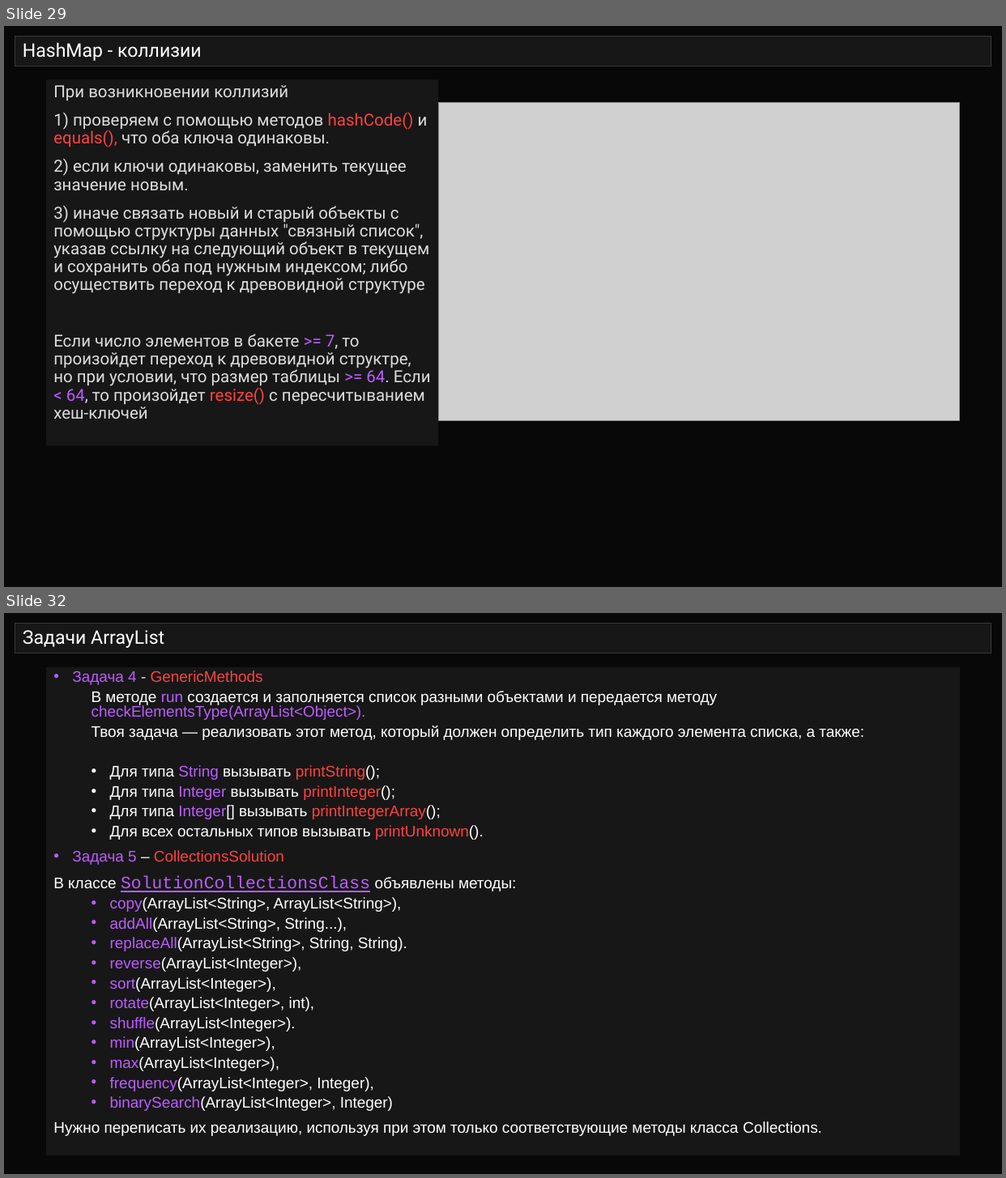
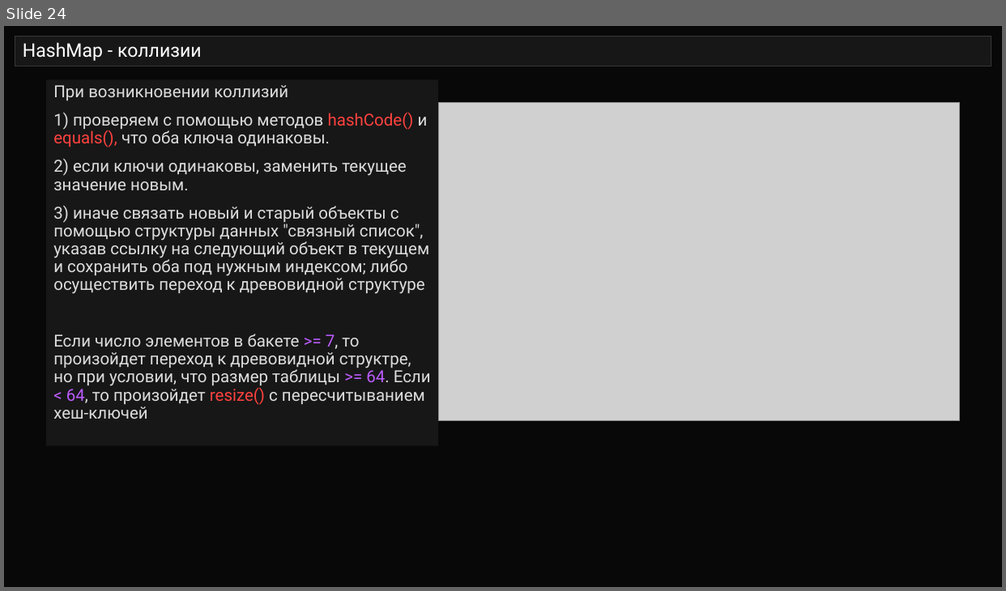
Before and after one commit to semusv/SIB_collect, a slide deck: Коллекции_v4.pptx. Shown one above the other, each under a label of ours: slides 29 and 32 before the commit, slide 24 after it; the slides between them are not shown. The pictures are 1006x1178 and 1006x591 pixels, drawn with LibreOffice and Linux fonts; fonts in the diff are those of the drawing; grey boxes stand for pictures. Boxes give left, top, right and bottom in pixels: in the first picture for what was removed or moved away, otherwise in the second. Text is boxed around its words. In the diff, an @@ line names an element or a change of style, - is before the commit and + after.

```diff
--- a/Коллекции_v4.pptx
+++ b/Коллекции_v4.pptx
@@ slide 32 removed at (4,613,1002,1174), background #080808 @@
@@ title removed at (15,624,991,653) @@
-Задачи ArrayList
@@ text removed at (46,667,959,1156) @@
-• Задача 4 - GenericMethods
-  В методе run создается и заполняется список разными объектами и передается методу checkElementsType(ArrayList<Object>).
-  Твоя задача — реализовать этот метод, который должен определить тип каждого элемента списка, а также:
-  • Для типа String вызывать printString();
-  • Для типа Integer вызывать printInteger();
-  • Для типа Integer[] вызывать printIntegerArray();
-  • Для всех остальных типов вызывать printUnknown().
-• Задача 5 – CollectionsSolution
-В классе SolutionCollectionsClass объявлены методы:
-  • copy(ArrayList<String>, ArrayList<String>),
-  • addAll(ArrayList<String>, String...),
-  • replaceAll(ArrayList<String>, String, String).
-  • reverse(ArrayList<Integer>),
-  • sort(ArrayList<Integer>),
-  • rotate(ArrayList<Integer>, int),
-  • shuffle(ArrayList<Integer>).
-  • min(ArrayList<Integer>),
-  • max(ArrayList<Integer>),
-  • frequency(ArrayList<Integer>, Integer),
-  • binarySearch(ArrayList<Integer>, Integer)
-Нужно переписать их реализацию, используя при этом только соответствующие методы класса Collections.
@@ what was slide 29 is now slide 24 @@
```
Also in this commit, not shown: 3 slides changed, 3 other slides removed, 6 other files.
